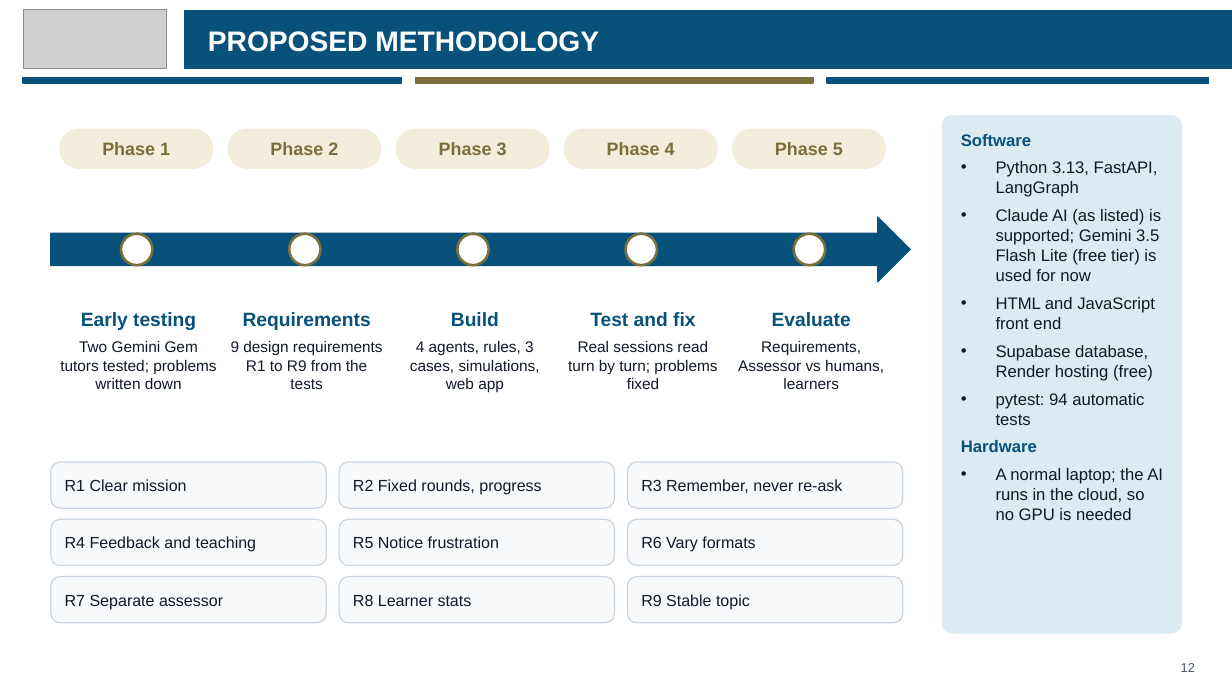
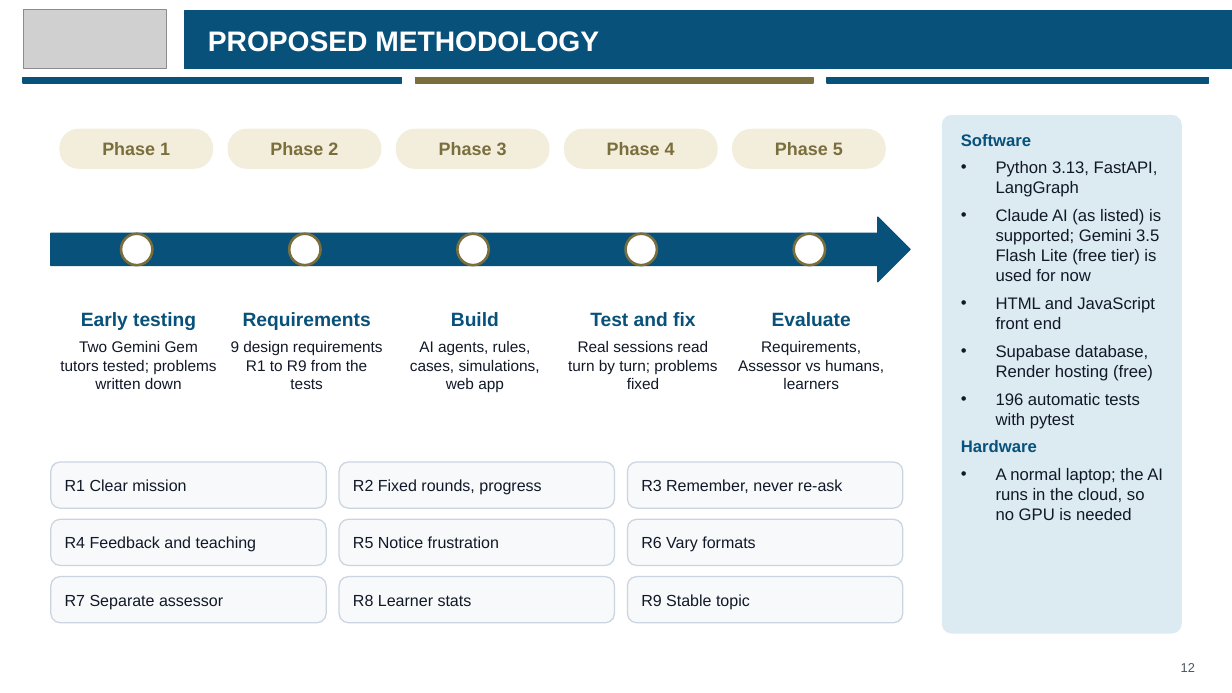
Before and after one commit to eusoffamir/Socratic-AI, a slide deck: slide 12 of docs/defence/Socratic AI Proposal Defence.pptx. Drawn at 1232x693 pixels with LibreOffice and Linux fonts; fonts in the diff are those of the drawing; grey boxes stand for pictures. Boxes give left, top, right and bottom in pixels: in the first picture for what was removed or moved away, otherwise in the second. Text is boxed around its words. In the diff, an @@ line names an element or a change of style, - is before the commit and + after.

```diff
--- a/docs/defence/Socratic AI Proposal Defence.pptx
+++ b/docs/defence/Socratic AI Proposal Defence.pptx
@@ text at [410, 341, 540, 393]: text changed @@
-4 agents, rules, 3 cases, simulations, web app
+AI agents, rules, cases, simulations, web app
@@ text at [996, 393, 1140, 429]: text changed @@
-• pytest: 94 automatic tests
+• 196 automatic tests with pytest
```
Also in this commit, not shown: 14 other slides changed, 1 slide removed, 8 other files.
